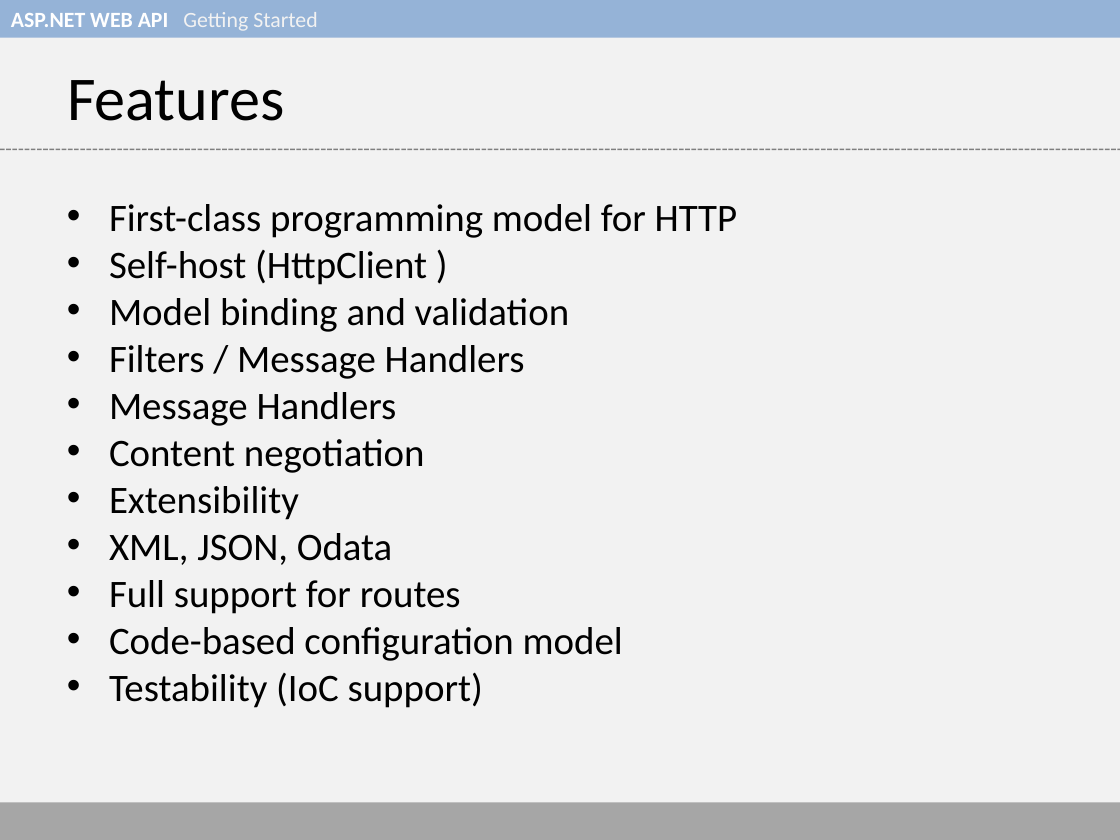
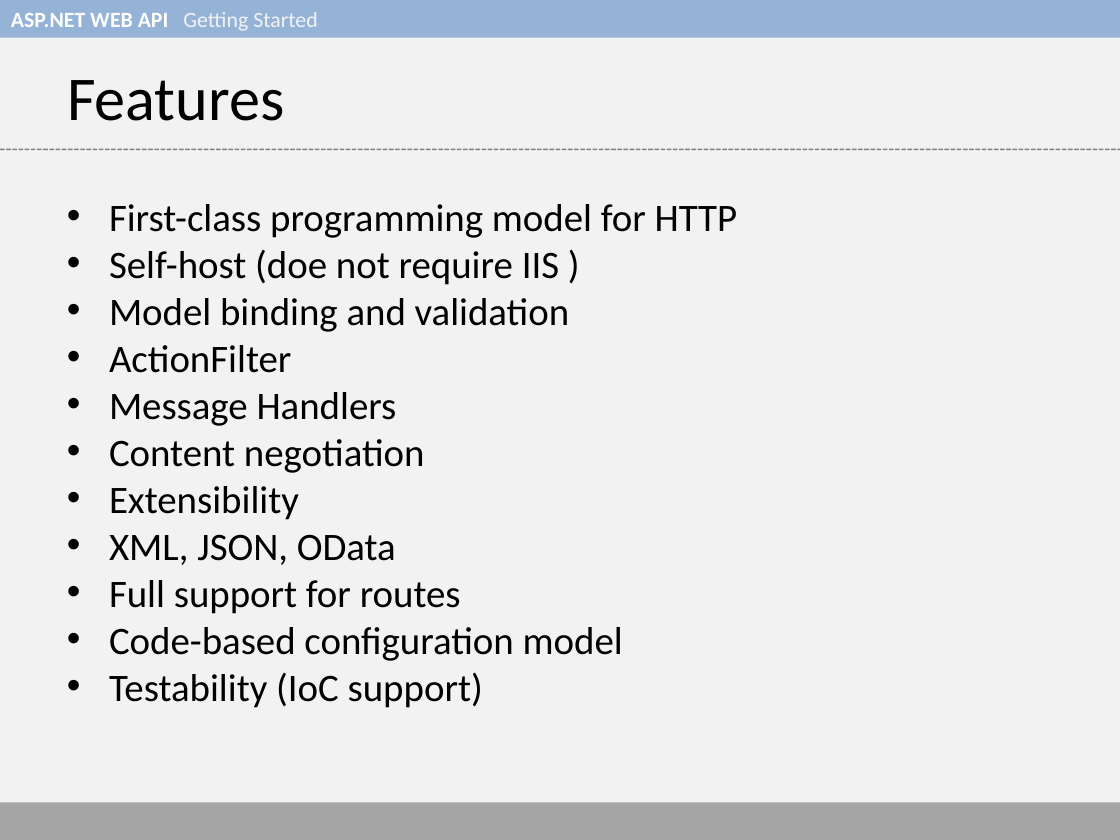
Before and after one commit to thaslam/hartford-code-camp-5, a slide deck: slide 7 of web-api-presentation.ppt. Drawn at 1120x840 pixels with LibreOffice and Linux fonts; fonts in the diff are those of the drawing. Boxes give left, top, right and bottom in pixels: in the first picture for what was removed or moved away, otherwise in the second. Text is boxed around its words. In the diff, an @@ line names an element or a change of style, - is before the commit and + after.

Commit message:
Commit updated presentation

```diff
--- a/web-api-presentation.ppt
+++ b/web-api-presentation.ppt
@@ text at (109, 250, 559, 285): text changed @@
-• Self-host (HttpClient )
+• Self-host (doe not require IIS )
@@ text at (109, 345, 291, 373): text changed @@
-• Filters / Message Handlers
+• ActionFilter
@@ text at (109, 534, 396, 565): text changed @@
-• XML, JSON, Odata
+• XML, JSON, OData
```
Also in this commit, not shown: 1 other slide changed, 5 other files.
